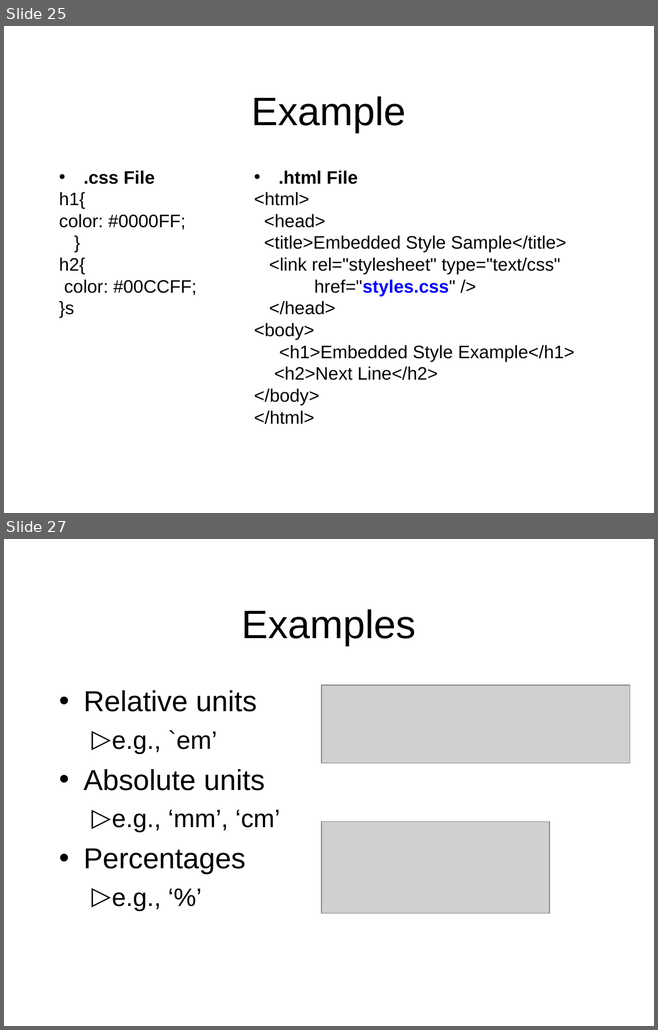
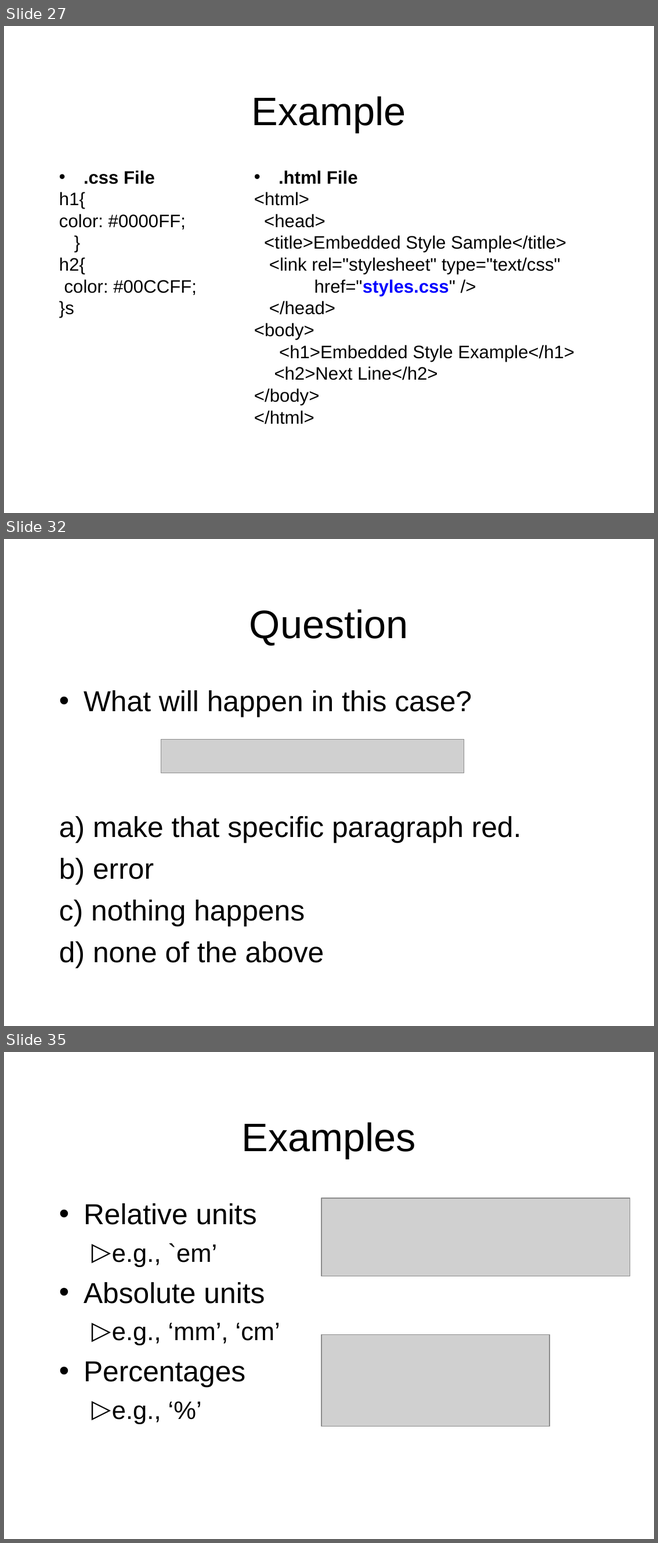
Before and after one commit to octaviordz/zjnu2017.github.io, a slide deck: WAD/lectures/050--CSS.ppt. Shown one above the other, each under a label of ours: slides 25 and 27 before the commit, slides 27, 32 and 35 after it; the slides between them are not shown. The pictures are 658x1030 and 658x1543 pixels, drawn with LibreOffice and Linux fonts; fonts in the diff are those of the drawing; grey boxes stand for pictures. Boxes give left, top, right and bottom in pixels: in the first picture for what was removed or moved away, otherwise in the second. Text is boxed around its words. In the diff, an @@ line names an element or a change of style, - is before the commit and + after.

```diff
--- a/WAD/lectures/050--CSS.ppt
+++ b/WAD/lectures/050--CSS.ppt
@@ slide 32 added at <box>4,539,654,1026</box>, background #FFFFFF @@
@@ title added at <box>249,609,408,646</box>, 44 pt, text #000000 @@
+Question
@@ text added at <box>59,690,521,969</box>, 32 pt, text #000000 @@
+• What will happen in this case?
+a) make that specific paragraph red.
+b) error
+c) nothing happens
+d) none of the above
@@ picture added at <box>161,739,464,773</box> @@
@@ what was slide 25 is now slide 27 @@
@@ what was slide 27 is now slide 35 @@
```
Also in this commit, not shown: 7 slides changed, 25 other slides added, 1 slide removed, 2 other files.
